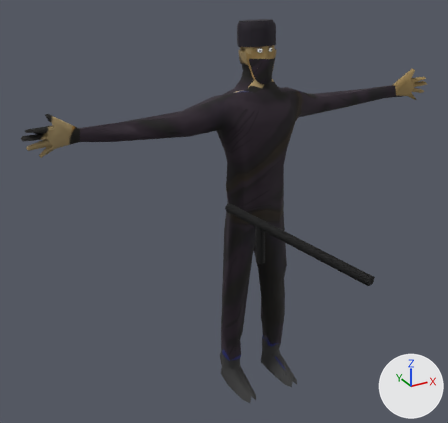
Renders of the FBX model VoodooGoat/Assets/Data/3D Graphics/Policeman/Policeman@move.FBX from each side of a commit.
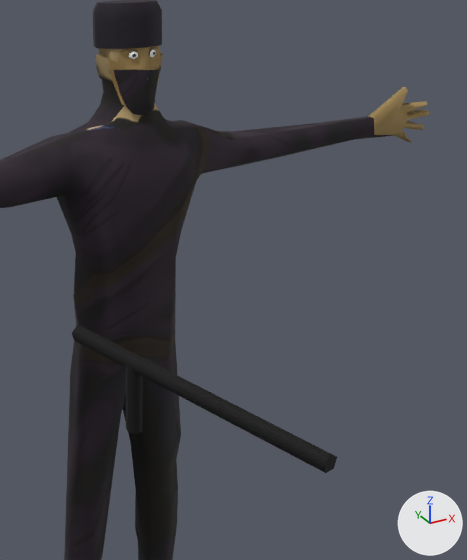
Old and new are each drawn whole from a 50 mm lens placed at (-1.665, -2.427, 2.371), pointed at (-0.358, -0.052, 1.184) and again close up on the part from 41% to 100% of the width and 5% to 79% of the height. Arrows for +X, +Y and +Z are at lower right; the lights stay in place. Where no turn or scale is listed for an object, it has been applied to the vertices.

Before the edit, the objects in view are built like this:
```python
me_mesh = bpy.data.meshes.new('Mesh')
me_mesh.from_pydata(...)  # 689 vertices, 1306 faces; spans x -0.98..1.33, y -0.28..0.09, z -1.13..0.9
# faces by material slot: [1080, 92, 86, 48]
me_mesh.materials.append(mat_body)  # picture img_body_diffuse_4_png
me_mesh.materials.append(mat_helmet)  # picture img_helmet_jpg
me_mesh.materials.append(mat_headgear)  # picture img_headgear2_png
me_mesh.materials.append(mat_eye)  # picture img_eye_diffuse_jpg
me_mesh_001 = bpy.data.meshes.new('Mesh.001')
me_mesh_001.from_pydata(...)  # 22 vertices, 36 faces; spans x -0.022..0.18, y -0.825..0.004, z -0.209..0.023
me_mesh_001.materials.append(mat_baton)  # picture img_baton_jpg
ob_cylinder001 = bpy.data.objects.new('Cylinder001', me_mesh_001)
ob_cylinder001.location = (-0.349, -0.079, 1.214)
ob_humanbody = bpy.data.objects.new('HumanBody', me_mesh)
ob_humanbody.location = (-0.225, 0.199, 1.124)
```
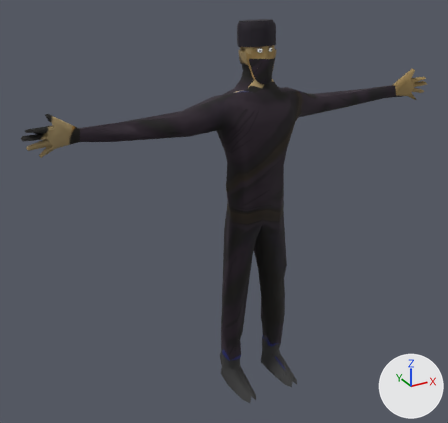
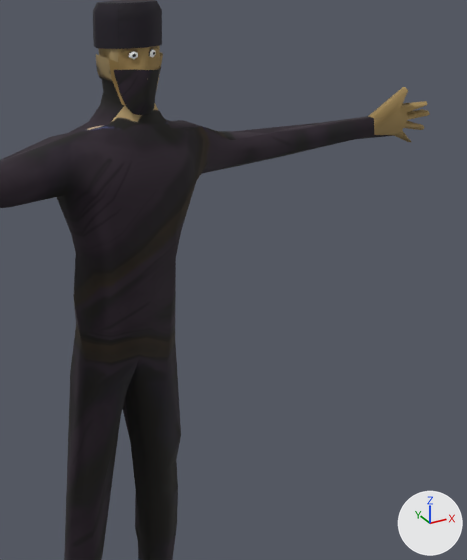
The edits, one by one:
Object 'Cylinder001' (ob_cylinder001) is deleted.

Boxes (x1, y1, x2, y2) around the edits, measured in the close-ups (467 x 560 px):
'Cylinder001', deleted (black)
    before: (72, 325, 337, 473)
